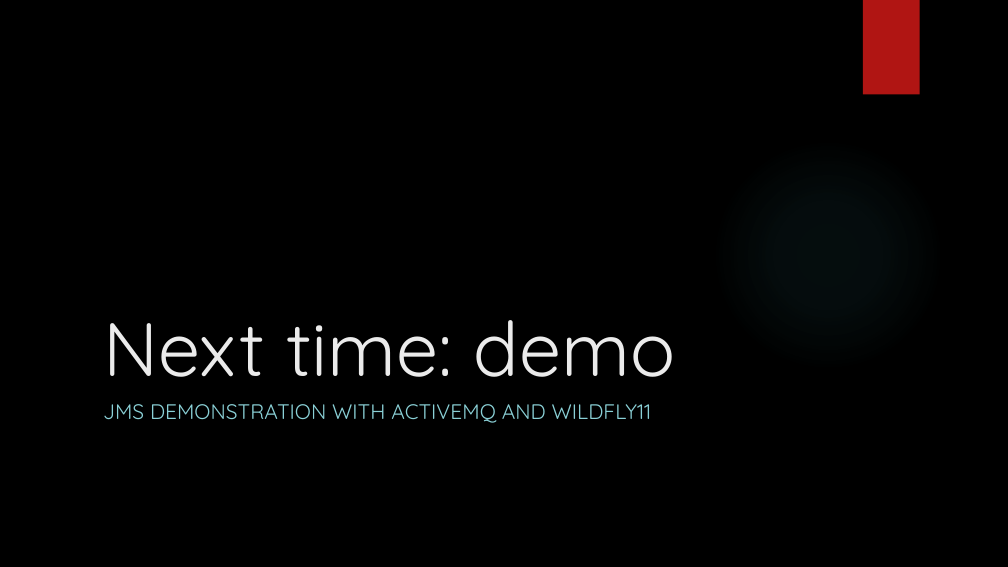
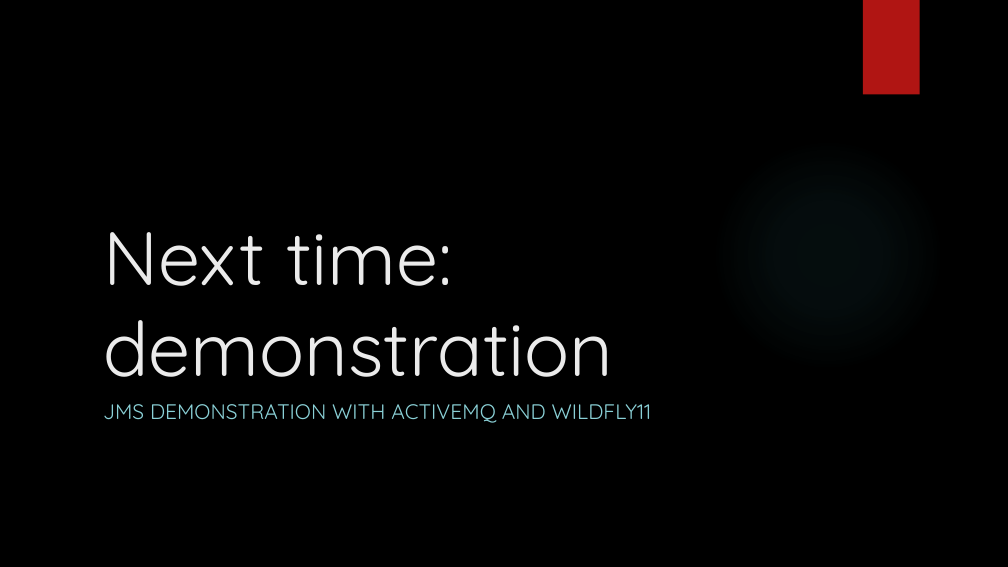
Before and after one commit to ivorusev/jms-tutorial-resources, a slide deck: slide 26 of jms-basics-day-one.pptx (slide 20 before the commit). Drawn at 1008x567 pixels with LibreOffice and Linux fonts; fonts in the diff are those of the drawing; background and template pictures are left out. Boxes give left, top, right and bottom in pixels: in the first picture for what was removed or moved away, otherwise in the second. Text is boxed around its words. In the diff, an @@ line names an element or a change of style, - is before the commit and + after.

```diff
--- a/jms-basics-day-one.pptx
+++ b/jms-basics-day-one.pptx
@@ title at (x1=103, y1=232, x2=613, y2=377): text changed @@
-Next time: demo
+Next time: demonstration
```
Also in this commit, not shown: 11 other slides changed, 7 slides added, 1 slide removed, 2 other files.
